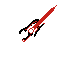
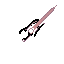
Revision of a layered 64 x 64 image; what changed, layer by layer:
added layer "Copie de Copie de Calque" (overlay) above "Copie de Calque" over bbox(23, 19, 44, 40)
"Copie de Calque": opacity 93% → 86% over bbox(23, 19, 44, 40)
"Calque #2": opacity 100% → 48% over bbox(22, 5, 57, 42)
hid "Calque #1" over bbox(22, 5, 57, 42)
